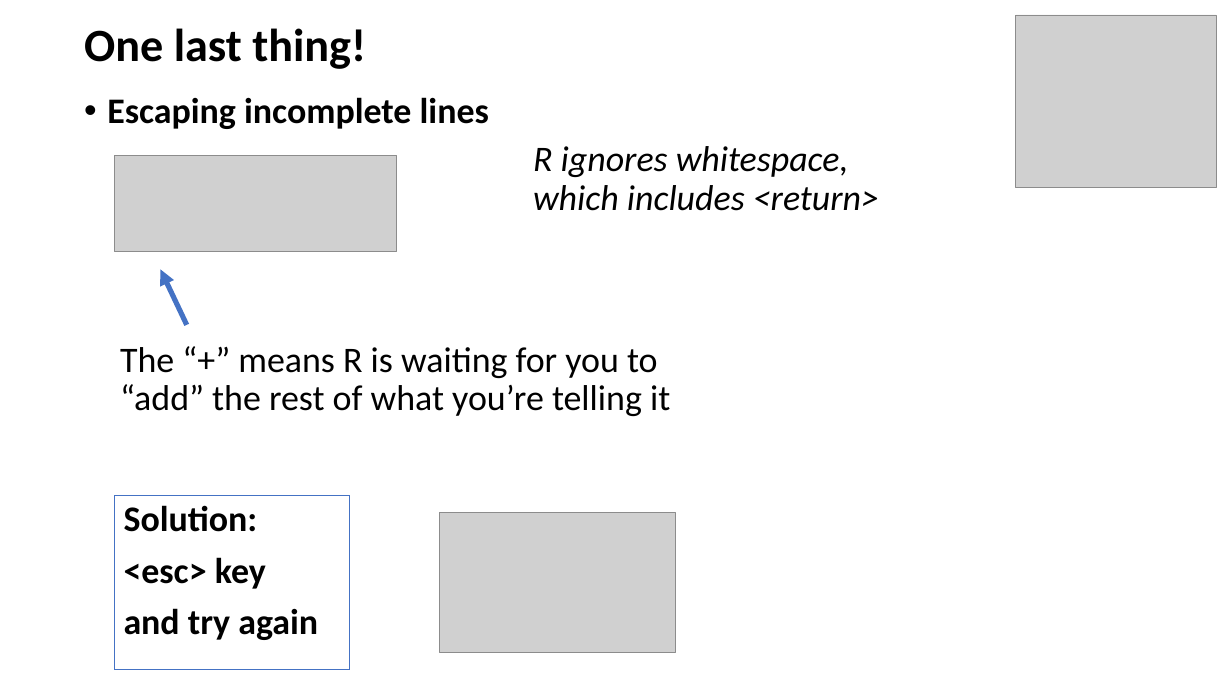
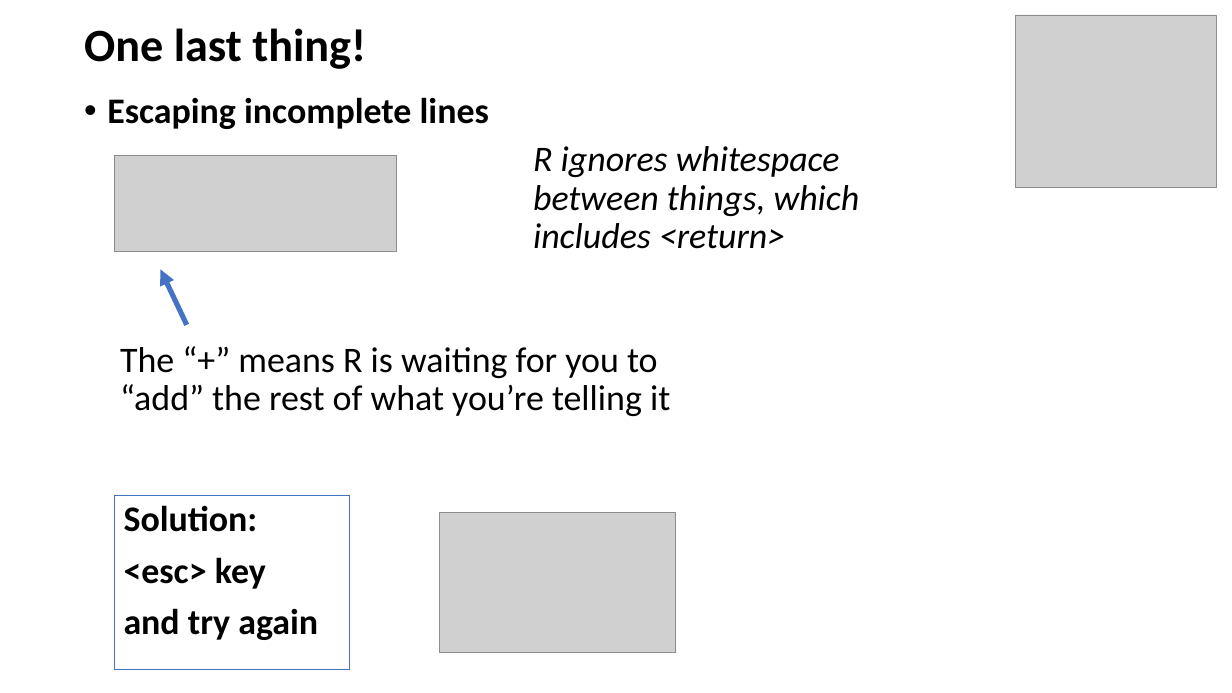
Before and after one commit to justinpriest/ADFG_R_Intro_Workshop, a slide deck: slide 43 of presentations/3 - Programming Basics 1 - Poke the Box.pptx. Drawn at 1232x693 pixels with LibreOffice and Linux fonts; fonts in the diff are those of the drawing; grey boxes stand for pictures. Boxes give left, top, right and bottom in pixels: in the first picture for what was removed or moved away, otherwise in the second. Text is boxed around its words. In the diff, an @@ line names an element or a change of style, - is before the commit and + after.

```diff
--- a/presentations/3 - Programming Basics 1 - Poke the Box.pptx
+++ b/presentations/3 - Programming Basics 1 - Poke the Box.pptx
@@ text at bbox=[533, 146, 860, 249]: text changed @@
-R ignores whitespace, which includes <return>
+R ignores whitespace between things, which includes <return>
```
Also in this commit, not shown: 1 other slide changed, 3 other files.
